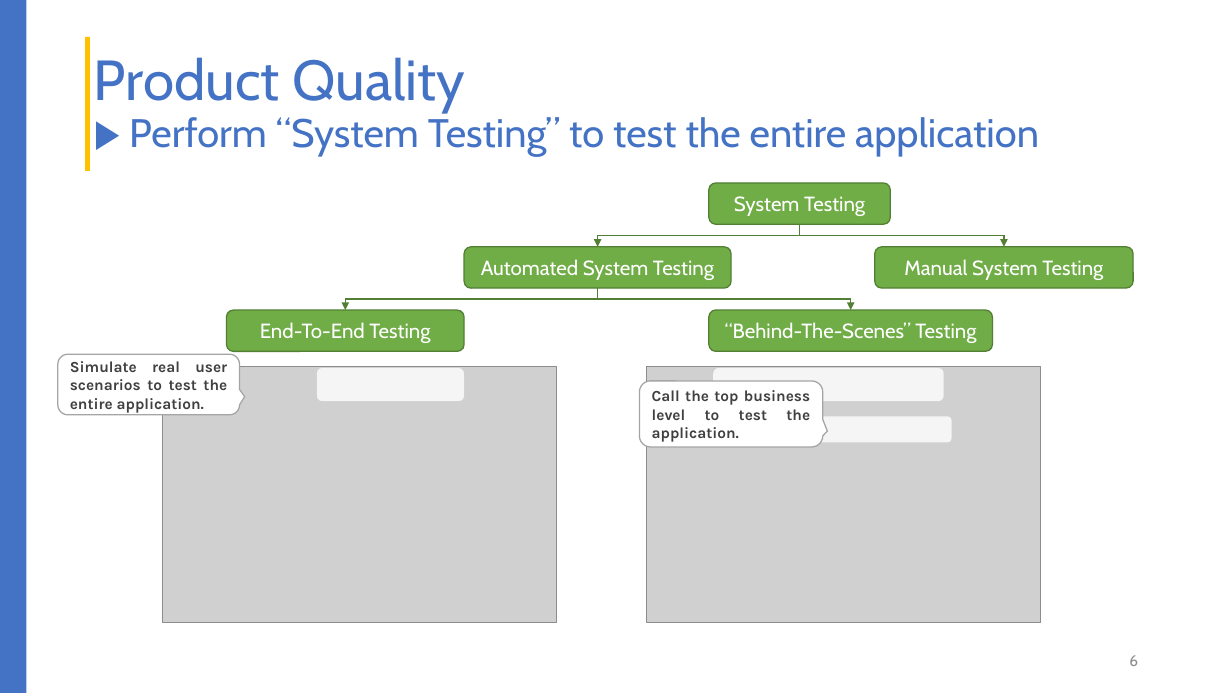
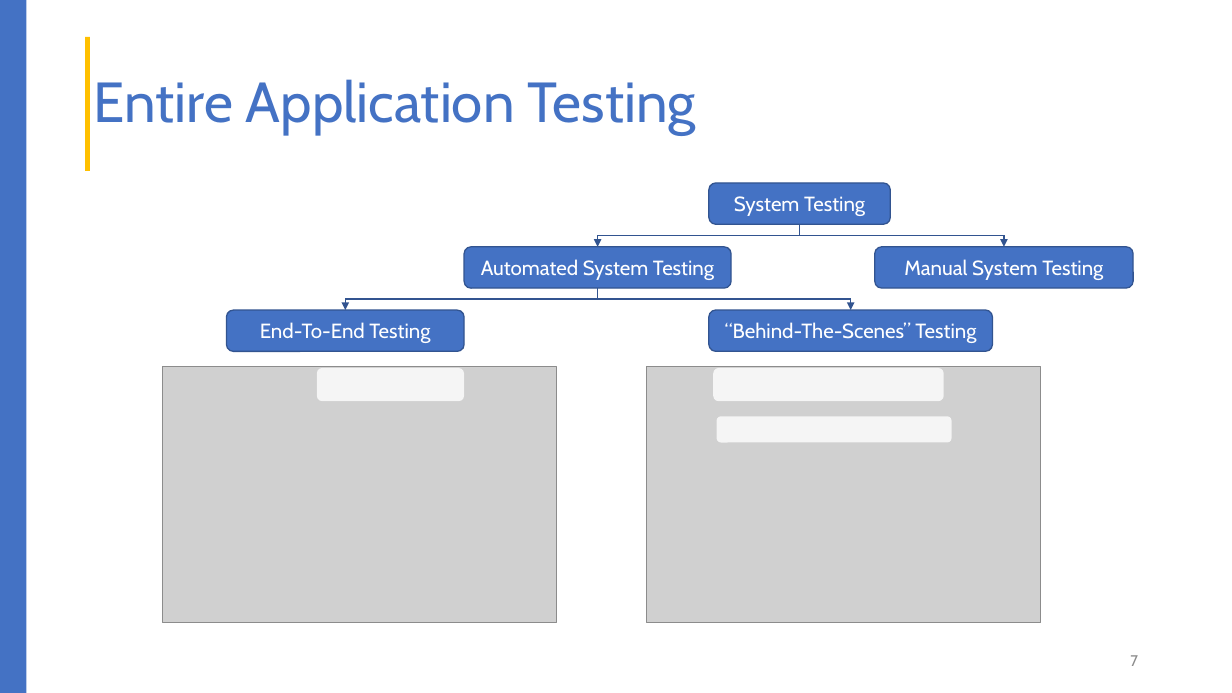
Before and after one commit to liepnguyen/Planru, a slide deck: slide 7 of Documents/Lessons Learned From Agile Quality Assurance In Scrum.pptx (slide 6 before the commit). Drawn at 1232x693 pixels with LibreOffice and Linux fonts; fonts in the diff are those of the drawing; grey boxes stand for pictures. Boxes give left, top, right and bottom in pixels: in the first picture for what was removed or moved away, otherwise in the second. Text is boxed around its words. In the diff, an @@ line names an element or a change of style, - is before the commit and + after.

```diff
--- a/Documents/Lessons Learned From Agile Quality Assurance In Scrum.pptx
+++ b/Documents/Lessons Learned From Agile Quality Assurance In Scrum.pptx
@@ title at bbox=[94, 79, 696, 135]: text changed; size 31 to 44 pt @@
-Product Quality
-▶ Perform “System Testing” to test the entire application
+Entire Application Testing
@@ elbow arrow (799, 225) - (598, 247): stroke #538035 1 pt to #325491 1 pt @@
@@ elbow arrow (799, 225) - (1005, 247): stroke #538035 1 pt to #325491 1 pt @@
@@ fill #70AD47 to #4472C4; outline #538035 1 pt to #325491 1 pt in 5 elements at bbox=[464, 247, 731, 288], bbox=[226, 311, 464, 352], bbox=[709, 311, 993, 352], bbox=[709, 183, 890, 225], bbox=[875, 247, 1134, 288] @@
@@ elbow arrow (598, 288) - (346, 311): stroke #538035 1 pt to #325491 1 pt @@
@@ elbow arrow (598, 288) - (851, 311): stroke #538035 1 pt to #325491 1 pt @@
@@ rounded speech box removed at bbox=[58, 354, 240, 415] @@
-Simulate real user scenarios to test the entire application.
@@ rounded speech box removed at bbox=[640, 381, 823, 446] @@
-Call the top business level to test the application.
@@ page number at bbox=[1130, 655, 1138, 666]: text changed @@
-6
+7
```
Also in this commit, not shown: 8 other slides changed, 9 slides added, 3 slides removed.
